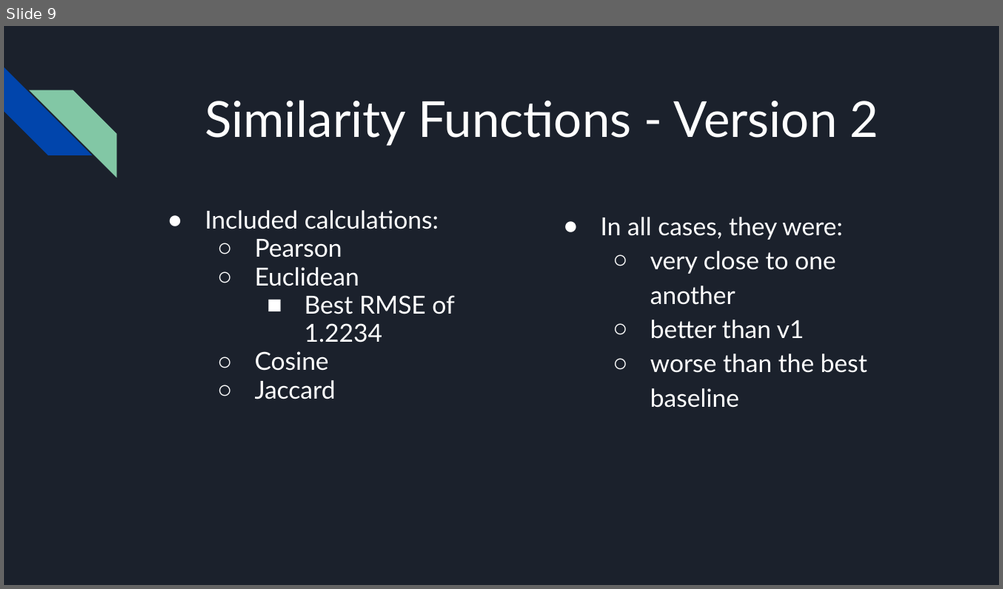
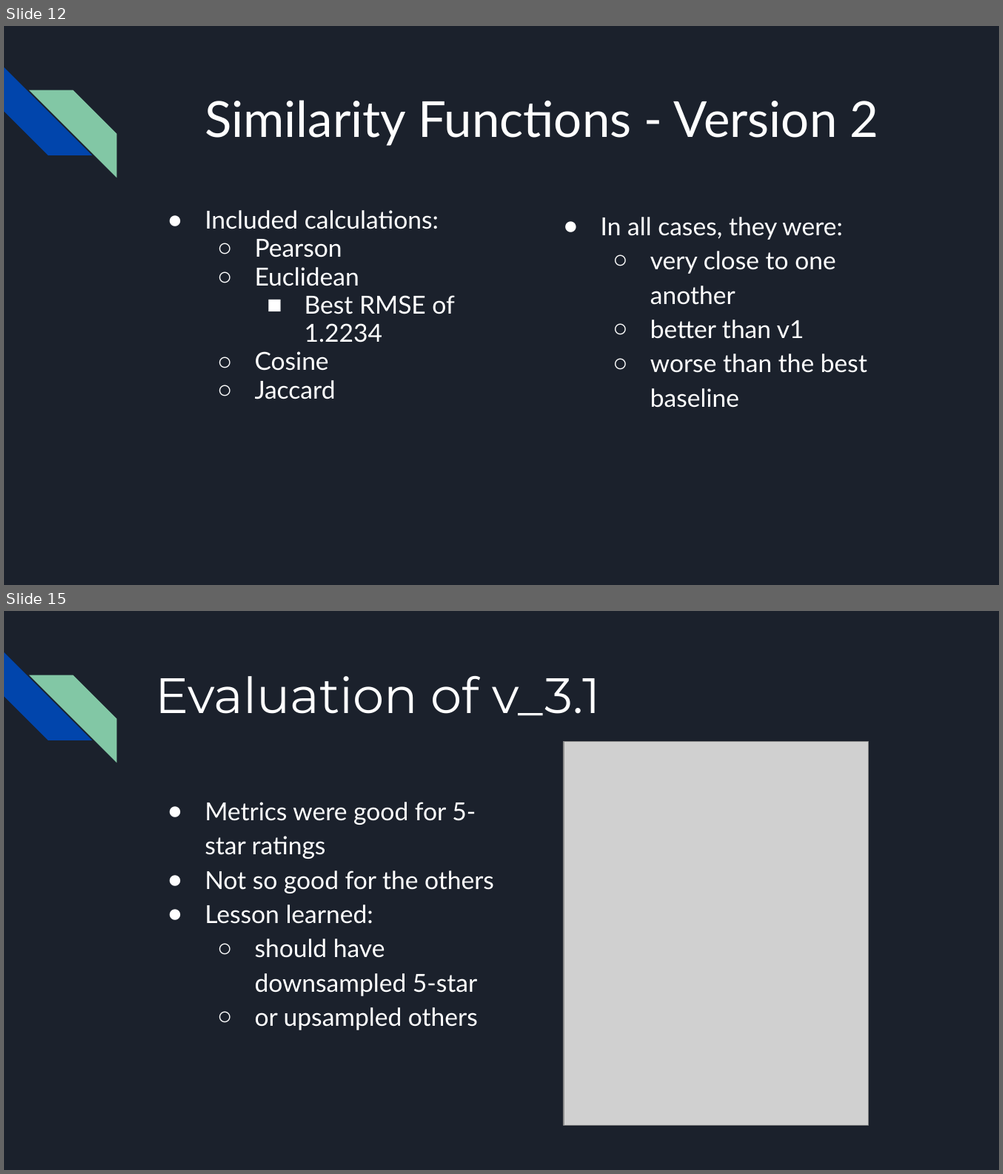
Before and after one commit to JasonCaldwellMBA/Grocery_Recommender, a slide deck: Grocery Recommendation System - Executive Presentation.pptx. Shown one above the other, each under a label of ours: slide 9 before the commit, slides 12 and 15 after it; the slides between them are not shown. The pictures are 1003x589 and 1003x1174 pixels, drawn with LibreOffice and Linux fonts; fonts in the diff are those of the drawing; grey boxes stand for pictures. Boxes give left, top, right and bottom in pixels: in the first picture for what was removed or moved away, otherwise in the second. Text is boxed around its words. In the diff, an @@ line names an element or a change of style, - is before the commit and + after.

```diff
--- a/Grocery Recommendation System - Executive Presentation.pptx
+++ b/Grocery Recommendation System - Executive Presentation.pptx
@@ slide 15 added at (4,611,999,1170), background #1B212C; not listed: 2 template elements that a slide beside it also shows @@
@@ title added at (155,676,600,716), 36 pt, text #FFFFFF @@
+Evaluation of v_3.1
@@ picture added at (563,741,868,1125) @@
@@ text added at (205,802,494,1031), 18 pt, text #FFFFFF @@
+● Metrics were good for 5-star ratings
+● Not so good for the others
+● Lesson learned:
+  ○ should have downsampled 5-star
+  ○ or upsampled others
@@ what was slide 9 is now slide 12 @@
```
Also in this commit, not shown: 9 slides changed, 4 other slides added, 1 other file.
